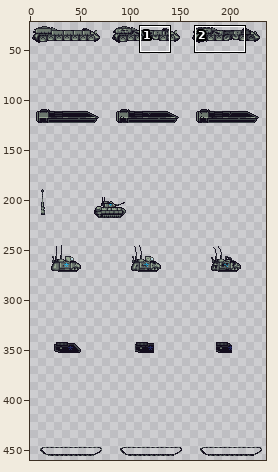
File history of a sprite sheet, ArmoredWarfare/Entities/Vehicles/Ground/BradleyM2/BradleyM2.png. The first picture is a wide view before the edit; the outline marks the close-up.
Close-up. Earlier state:
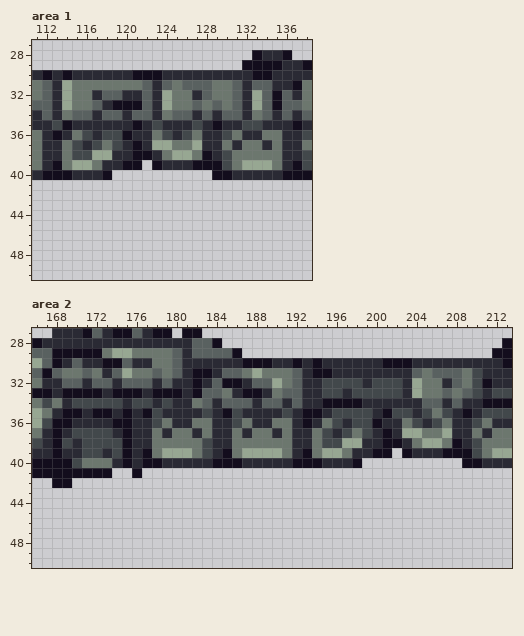
The file is 240x480 pixels. Pixels under 10% opacity are left out. Colours within 5 levels of each other are drawn and written as one. Shown: area 1: x 111..138, y 27..50; area 2: x 166..213, y 27..50. The wide view leaves out empty margins.
Now the later version:
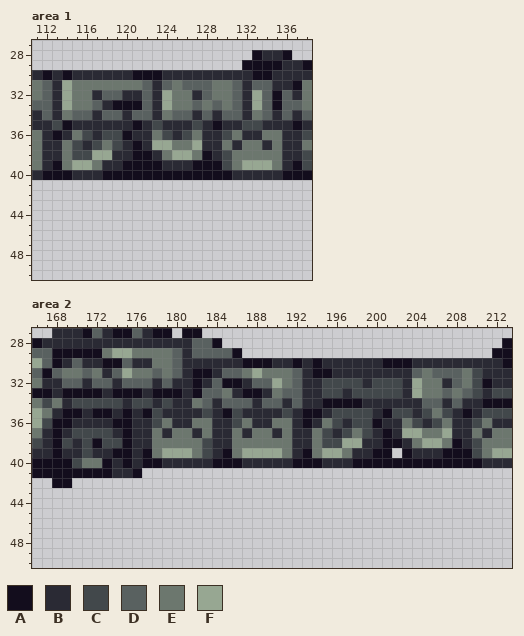
Palette (. is transparent): A #130d1d  B #2a2a34  C #42484b  D #596160  E #6c776e  F #97a792
Edits made:
Area 1:
The edit adds colour A in row 39 at x 122; in row 40 at x 119 to 128.
Area 2:
The edit adds colour A in row 40 at x 199 to 208.
Colour C gives way to colour A in row 38 at x 172; in row 39 at x 174.
Colour E gives way to colour A in row 40 at x 173.
The edit adds colour B in row 41 at x 174 to 175.
Colour C gives way to colour B in row 39 at x 172.
